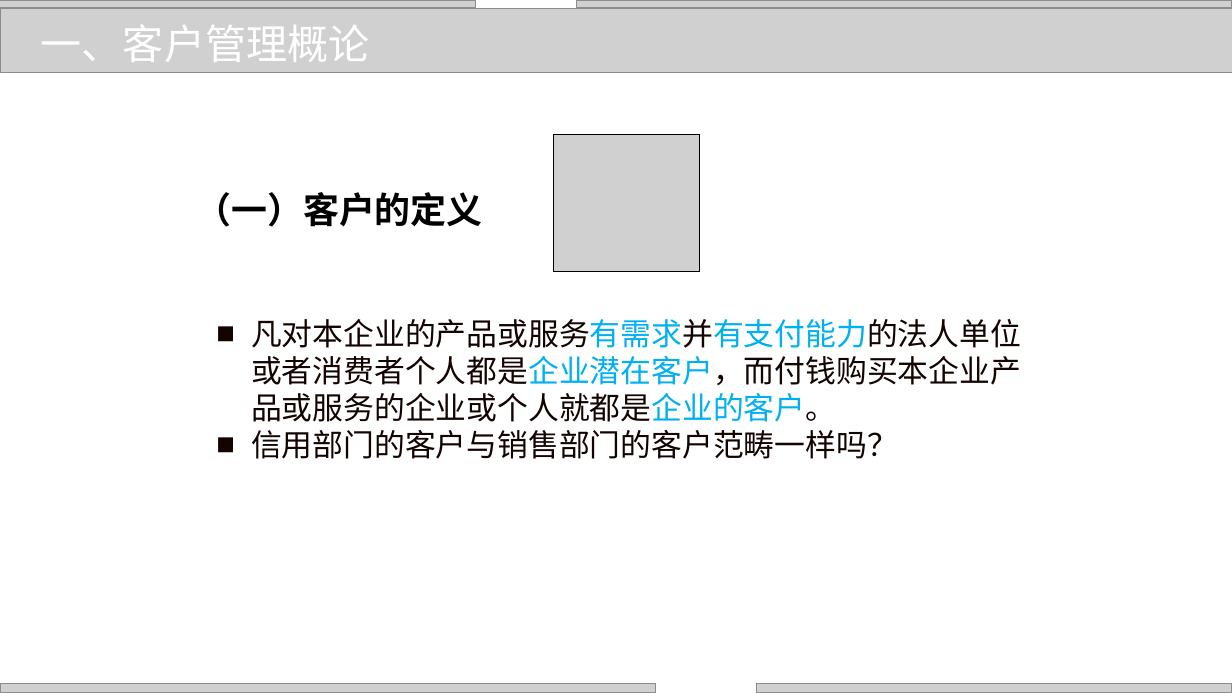
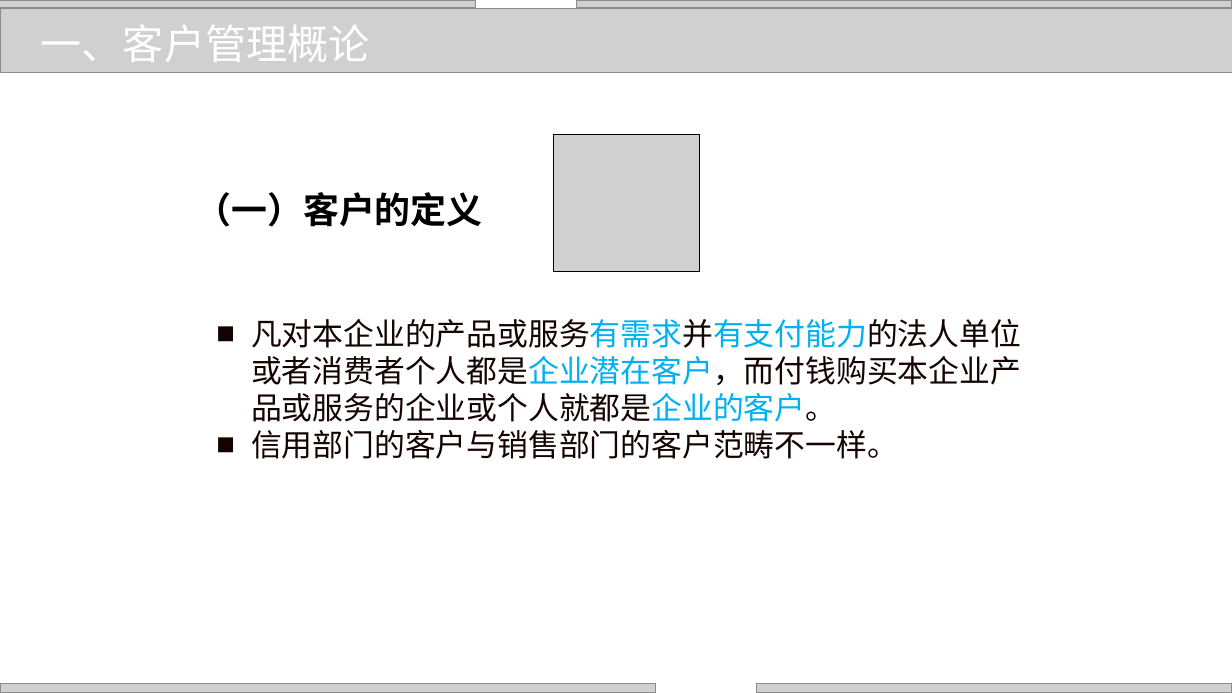
Before and after one commit to zhangjianzhang/internet_credit, a slide deck: slide 4 of files/slides/lecture_9.pptx. Drawn at 1232x693 pixels with LibreOffice and Linux fonts; fonts in the diff are those of the drawing; grey boxes stand for pictures; background and template pictures are left out. Boxes give left, top, right and bottom in pixels: in the first picture for what was removed or moved away, otherwise in the second. Text is boxed around its words. In the diff, an @@ line names an element or a change of style, - is before the commit and + after.

```diff
--- a/files/slides/lecture_9.pptx
+++ b/files/slides/lecture_9.pptx
@@ text at box(251, 430, 898, 459): text changed @@
-■ 信用部门的客户与销售部门的客户范畴一样吗？
+■ 信用部门的客户与销售部门的客户范畴不一样。
```
Also in this commit, not shown: 9 other slides changed, 5 other files.
